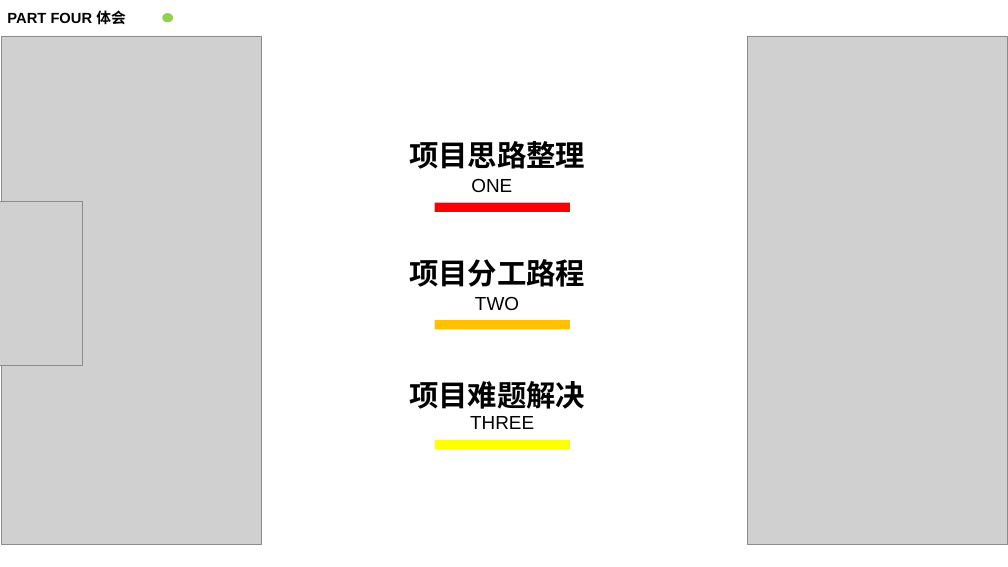
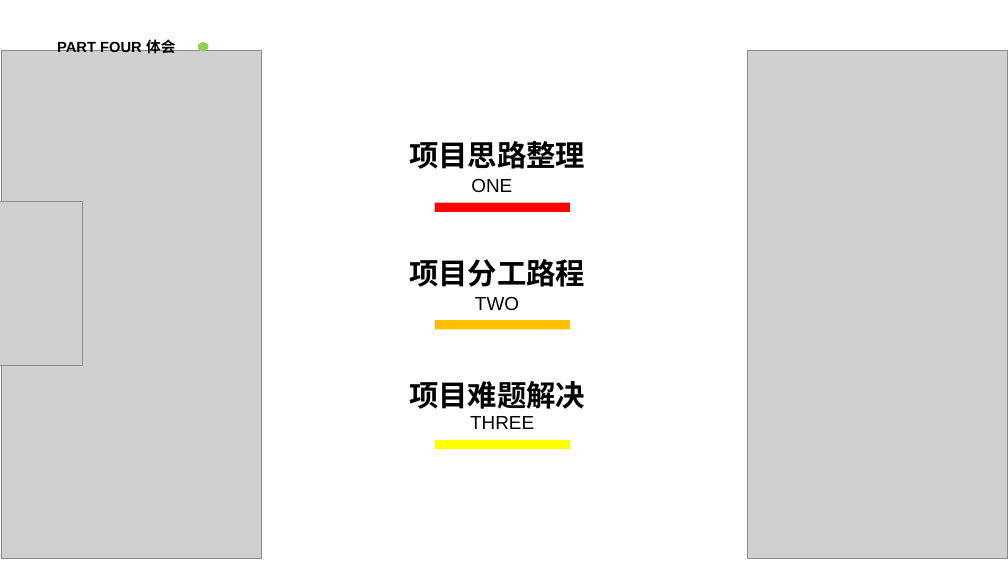
Before and after one commit to ShuoyuGong/Tool, a slide deck: slide 15 of Everything（TOOLS）.pptx. Drawn at 1008x567 pixels with LibreOffice and Linux fonts; fonts in the diff are those of the drawing; grey boxes stand for pictures; background and template pictures are left out. Boxes give left, top, right and bottom in pixels: in the first picture for what was removed or moved away, otherwise in the second. Text is boxed around its words. In the diff, an @@ line names an element or a change of style, - is before the commit and + after.

```diff
--- a/Everything（TOOLS）.pptx
+++ b/Everything（TOOLS）.pptx
@@ picture: place and size @@
-picture at [2, 36, 261, 544]
+picture at [2, 50, 261, 558]
@@ text "PART FOUR 体会": place and size @@
-text "PART FOUR 体会" at [7, 10, 125, 25]
+text "PART FOUR 体会" at [57, 38, 175, 54]
@@ ellipse: place and size @@
-ellipse at [163, 13, 173, 22]
+ellipse at [198, 42, 209, 51]
@@ picture: place and size @@
-picture at [748, 36, 1007, 544]
+picture at [748, 50, 1007, 558]
```
Also in this commit, not shown: 8 other slides changed, 20 other files.
